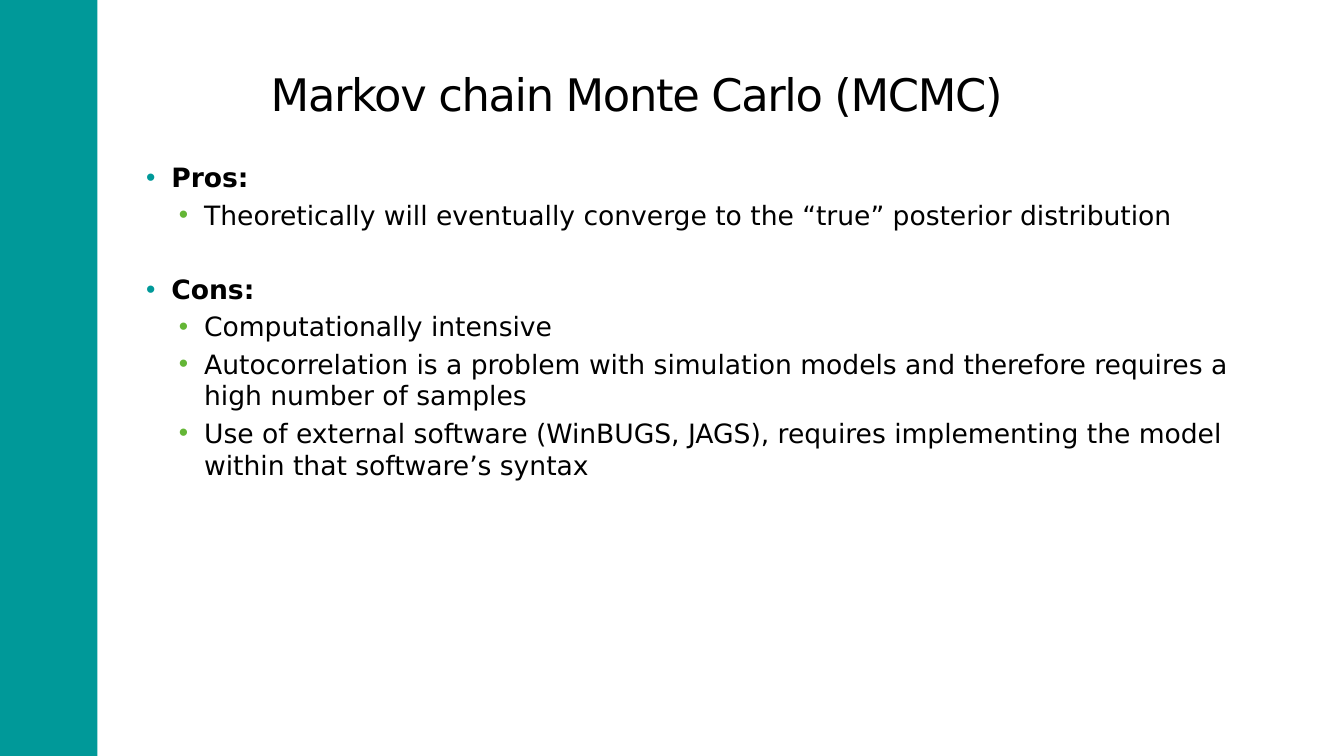
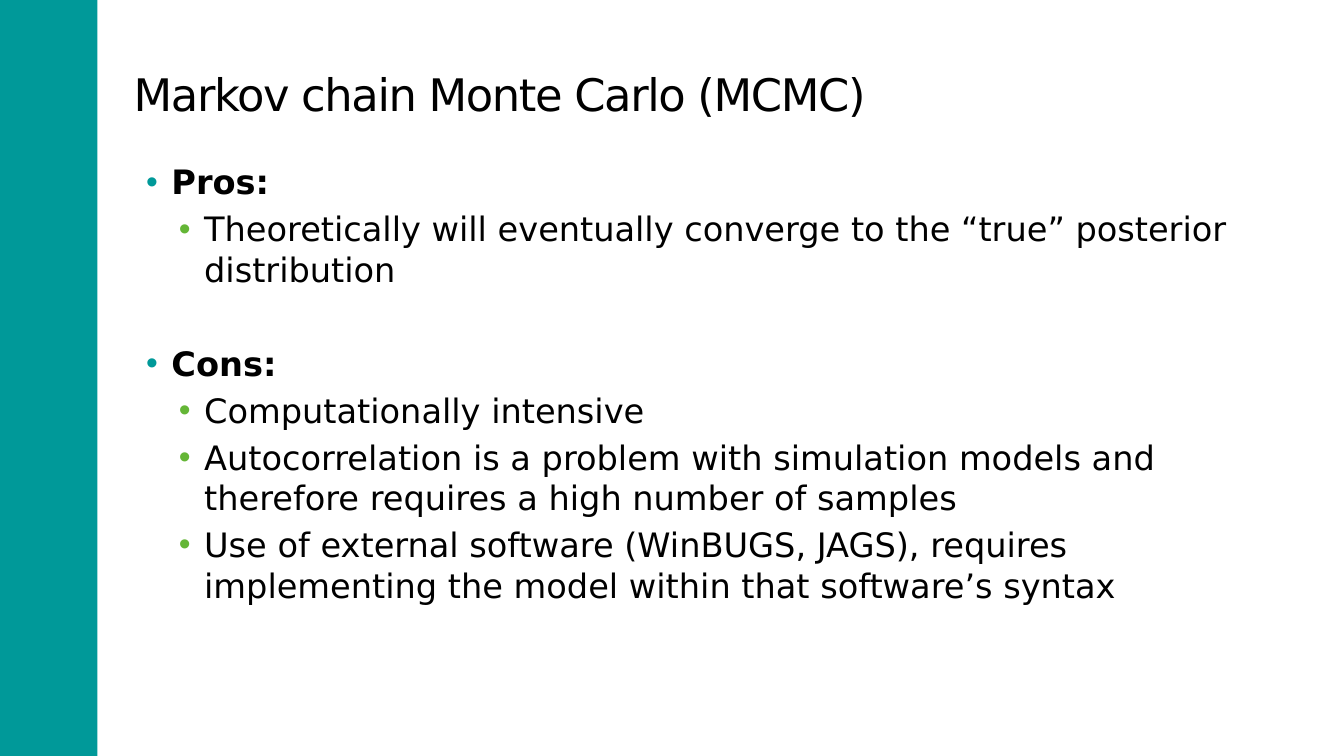
Before and after one commit to DARTH-git/model-calibration-ispor-shortcourse, a slide deck: slide 32 of ISPOR2023_Calibration.pptx. Drawn at 1344x756 pixels with LibreOffice and Linux fonts; fonts in the diff are those of the drawing. Boxes give left, top, right and bottom in pixels: in the first picture for what was removed or moved away, otherwise in the second. Text is boxed around its words. In the diff, an @@ line names an element or a change of style, - is before the commit and + after.

Commit message:
Update ppt

```diff
--- a/ISPOR2023_Calibration.pptx
+++ b/ISPOR2023_Calibration.pptx
@@ title "Markov chain Monte Carlo (MCMC)": place and size @@
-title "Markov chain Monte Carlo (MCMC)" at (271, 77, 1002, 117)
+title "Markov chain Monte Carlo (MCMC)" at (134, 77, 865, 117)
@@ text "Pros:" at (171, 169, 1227, 605): size 19 to 24 pt; more space between paragraphs @@
```
Also in this commit, not shown: 3 other slides changed, 1 other file.
